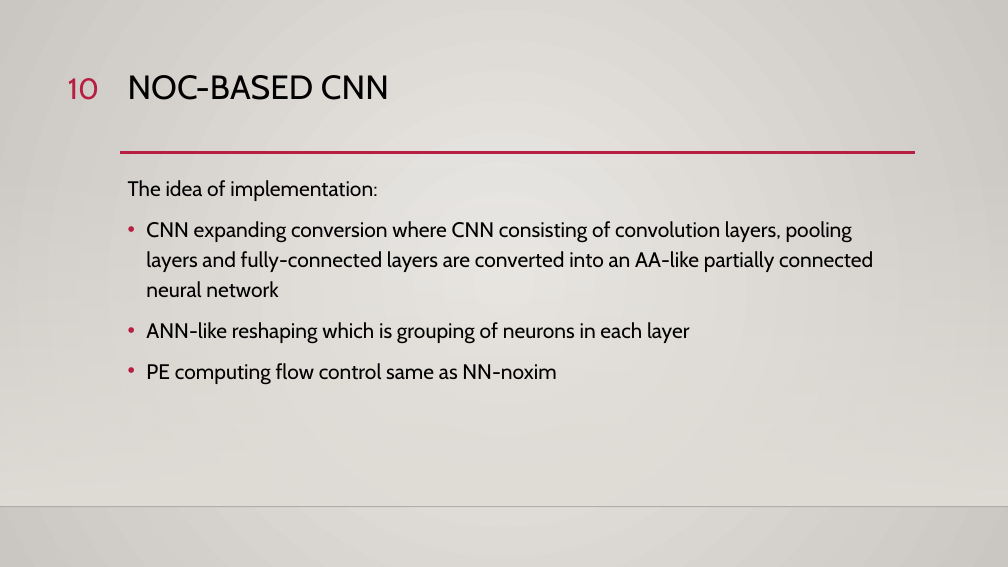
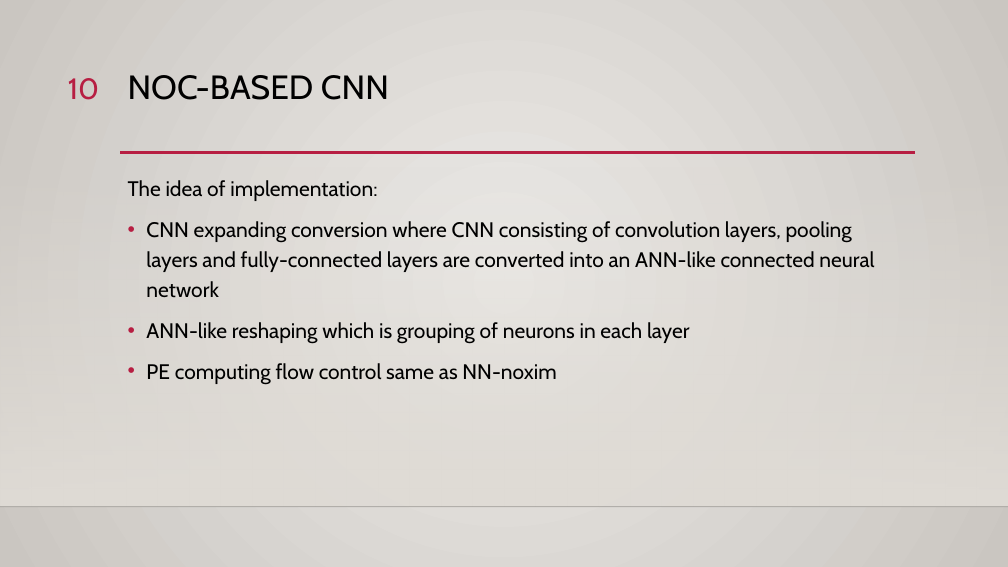
Before and after one commit to Bhagya-laxmi/Noc-based-CNN, a slide deck: slide 10 of docs/NoC-based_CNN_presentation1_Bhagya.pptx. Drawn at 1008x567 pixels with LibreOffice and Linux fonts; fonts in the diff are those of the drawing; background and template pictures are left out. Boxes give left, top, right and bottom in pixels: in the first picture for what was removed or moved away, otherwise in the second. Text is boxed around its words. In the diff, an @@ line names an element or a change of style, - is before the commit and + after.

```diff
--- a/docs/NoC-based_CNN_presentation1_Bhagya.pptx
+++ b/docs/NoC-based_CNN_presentation1_Bhagya.pptx
@@ text at <box>146,221,874,298</box>: text changed @@
-• CNN expanding conversion where CNN consisting of convolution layers, pooling layers and fully-connected layers are converted into an AA-like partially connected neural network
+• CNN expanding conversion where CNN consisting of convolution layers, pooling layers and fully-connected layers are converted into an ANN-like connected neural network
```
Also in this commit, not shown: 8 other slides changed, 4 other files.
